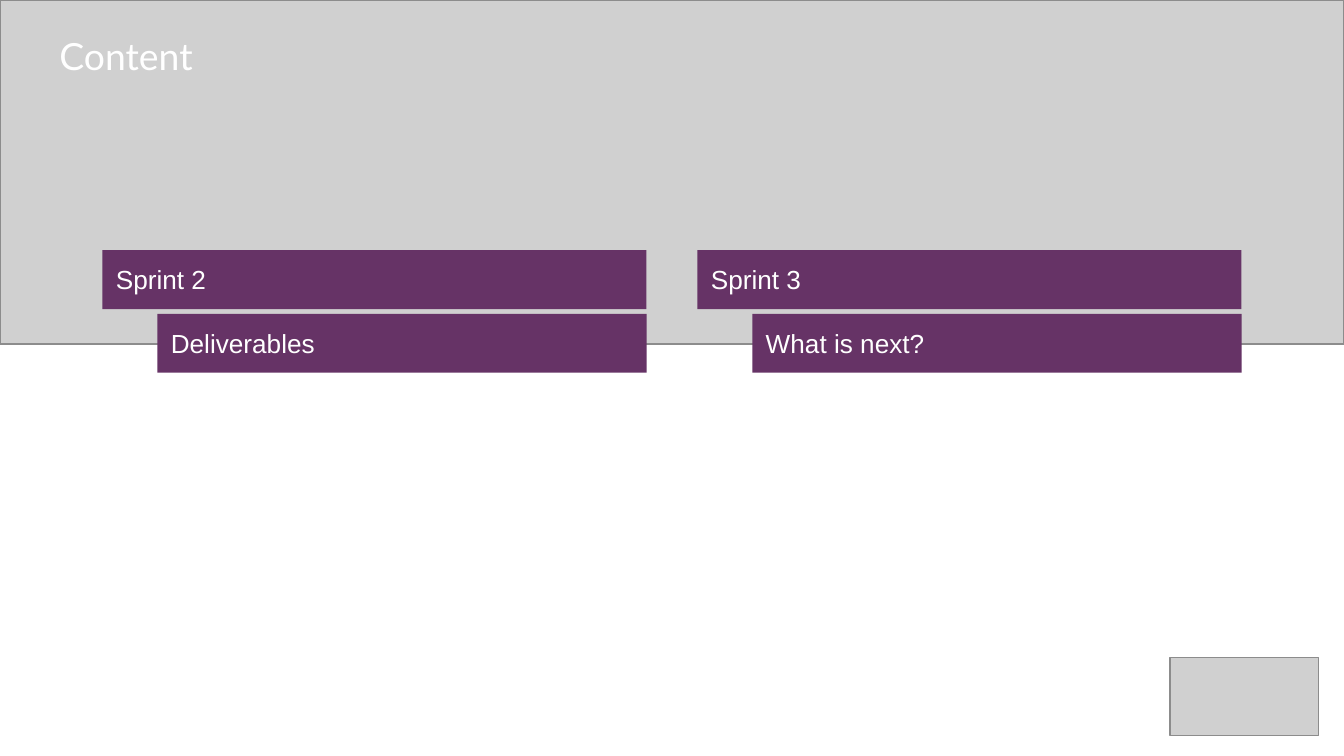
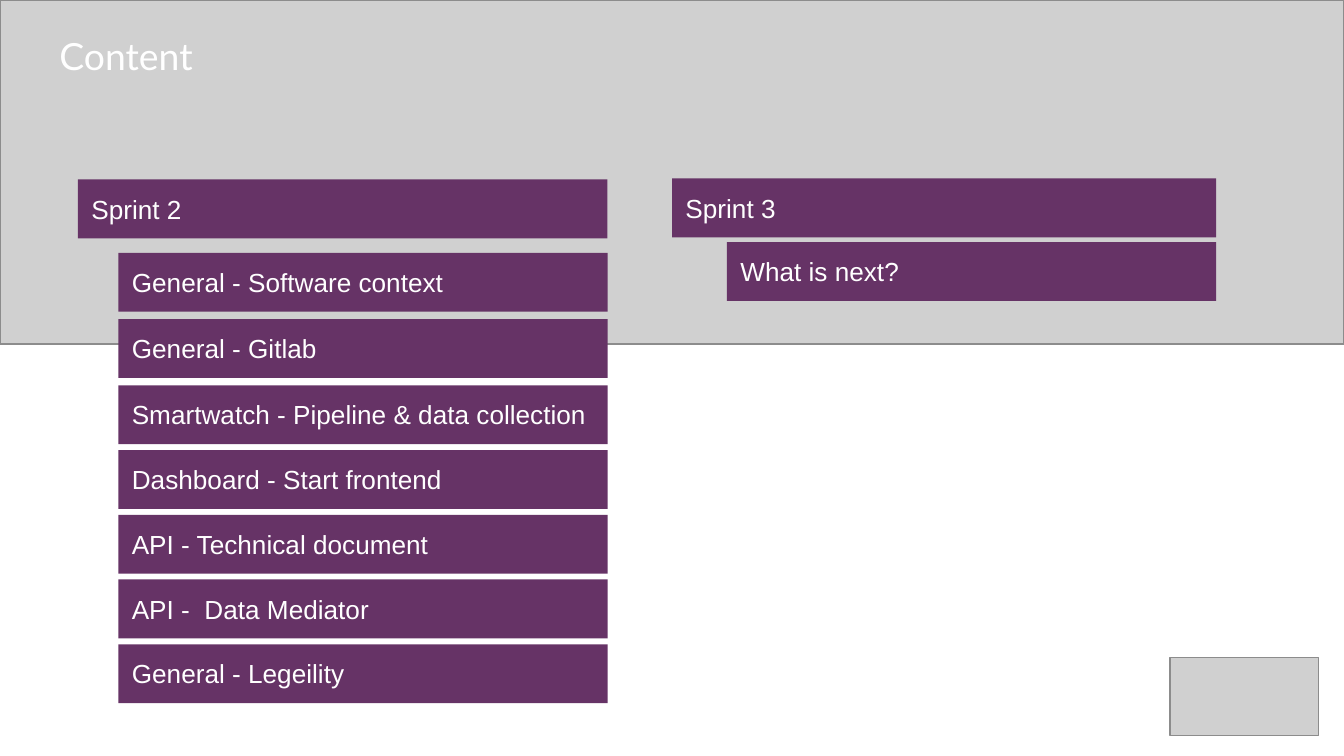
Before and after one commit to quantifiedstudent/QS-Docs, a slide deck: slide 2 of QS - Sprint 2 delivery 8-6-2022.pptx. Drawn at 1344x756 pixels with LibreOffice and Linux fonts; fonts in the diff are those of the drawing; grey boxes stand for pictures. Boxes give left, top, right and bottom in pixels: in the first picture for what was removed or moved away, otherwise in the second. Text is boxed around its words. In the diff, an @@ line names an element or a change of style, - is before the commit and + after.

```diff
--- a/QS - Sprint 2 delivery 8-6-2022.pptx
+++ b/QS - Sprint 2 delivery 8-6-2022.pptx
@@ rectangle "Sprint 3": place and size @@
-rectangle "Sprint 3" at [698,250,1242,309]
+rectangle "Sprint 3" at [672,179,1216,238]
@@ rectangle "Sprint 2": place and size @@
-rectangle "Sprint 2" at [102,250,646,309]
+rectangle "Sprint 2" at [78,180,607,239]
@@ rectangle added at [118,253,607,312], fill #663366, 14 pt, text #FFFFFF @@
+General - Software context
@@ rectangle "What is next?": place and size @@
-rectangle "What is next?" at [753,314,1242,374]
+rectangle "What is next?" at [727,242,1216,301]
@@ rectangle added at [118,319,607,378], fill #663366, 14 pt, text #FFFFFF @@
+General - Gitlab
@@ rectangle removed at [157,314,646,374] @@
-Deliverables
@@ rectangle added at [118,386,607,445], fill #663366, 14 pt, text #FFFFFF @@
+Smartwatch - Pipeline & data collection
@@ rectangle added at [118,450,607,509], fill #663366, 14 pt, text #FFFFFF @@
+Dashboard - Start frontend
@@ rectangle added at [118,515,607,574], fill #663366, 14 pt, text #FFFFFF @@
+API - Technical document
@@ rectangle added at [118,579,607,638], fill #663366, 14 pt, text #FFFFFF @@
+API - Data Mediator
@@ rectangle added at [118,644,607,703], fill #663366, 14 pt, text #FFFFFF @@
+General - Legeility
```
Also in this commit, not shown: 3 other slides changed, 8 slides added, 2 slides removed, 26 other files.
